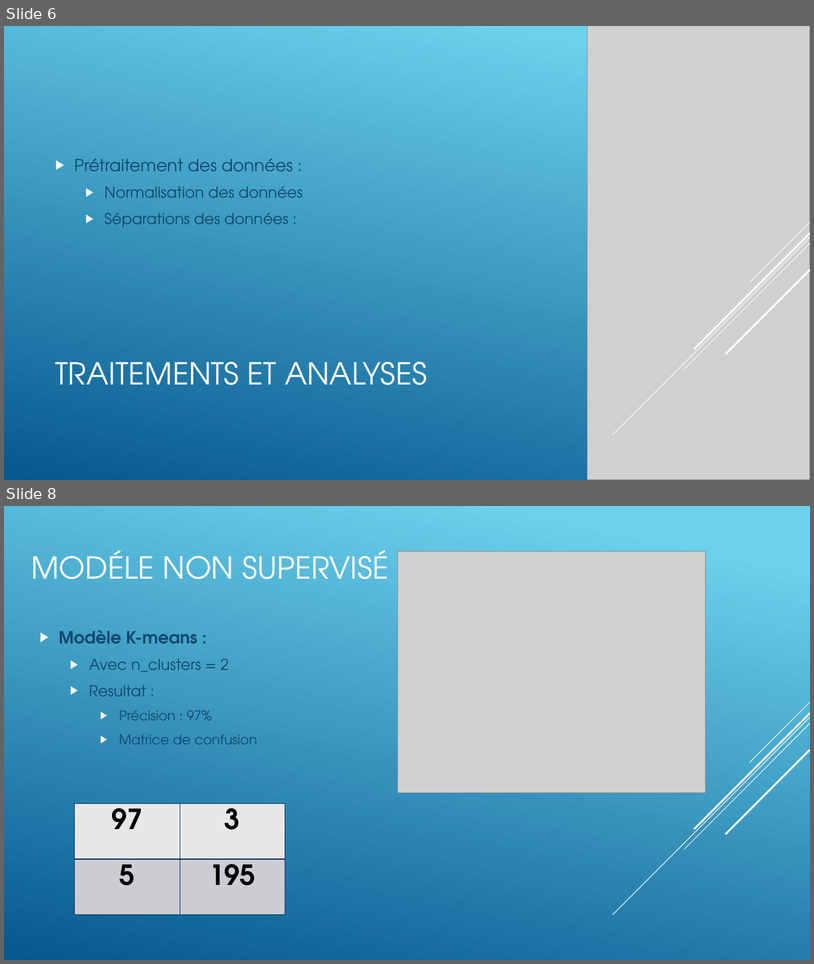
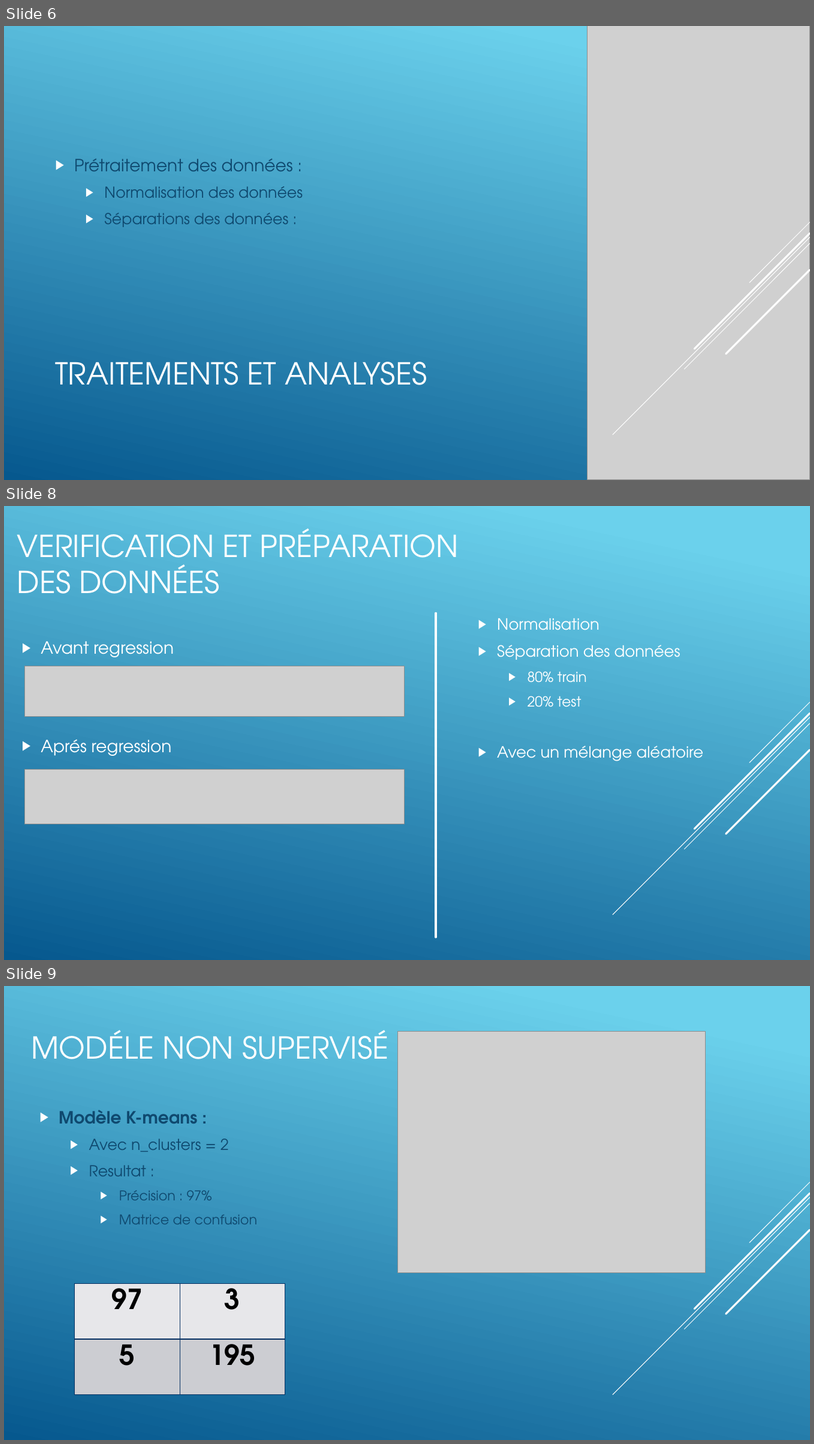
Before and after one commit to obenmaha/App-d-tection-faux-billet, a slide deck: Projet ONCFM.pptx. Shown one above the other, each under a label of ours: slides 6 and 8 before the commit, slides 6, 8 and 9 after it; the slides between them are not shown. The pictures are 814x964 and 814x1444 pixels, drawn with LibreOffice and Linux fonts; fonts in the diff are those of the drawing; grey boxes stand for pictures. Boxes give left, top, right and bottom in pixels: in the first picture for what was removed or moved away, otherwise in the second. Text is boxed around its words. In the diff, an @@ line names an element or a change of style, - is before the commit and + after.

```diff
--- a/Projet ONCFM.pptx
+++ b/Projet ONCFM.pptx
@@ slide 8 added at (4,506,810,960), background gradient #6ED2EB to #06588E @@
@@ title added at (17,528,459,594), 36 pt, text #FFFFFF @@
+VERIFICATION ET PRÉPARATION DES DONNÉES
@@ line added from (436, 613) to (436, 937), #FFFFFF 2.25 pt @@
@@ text added at (497,618,704,761), 18.5 pt, text #FFFFFF @@
+▶ Normalisation
+▶ Séparation des données
+  ▶ 80% train
+  ▶ 20% test
+▶ Avec un mélange aléatoire
@@ text added at (41,641,174,657), 20 pt, text #FFFFFF @@
+▶ Avant regression
@@ picture added at (24,666,404,716) @@
@@ text added at (41,739,172,756), 20 pt, text #FFFFFF @@
+▶ Aprés regression
@@ group added at (613,702,810,915): 5 lines @@
@@ picture added at (24,769,404,824) @@
@@ what was slide 8 is now slide 9 @@
```
Also in this commit, not shown: 6 slides changed, 1 other slide added, 3 other files.
